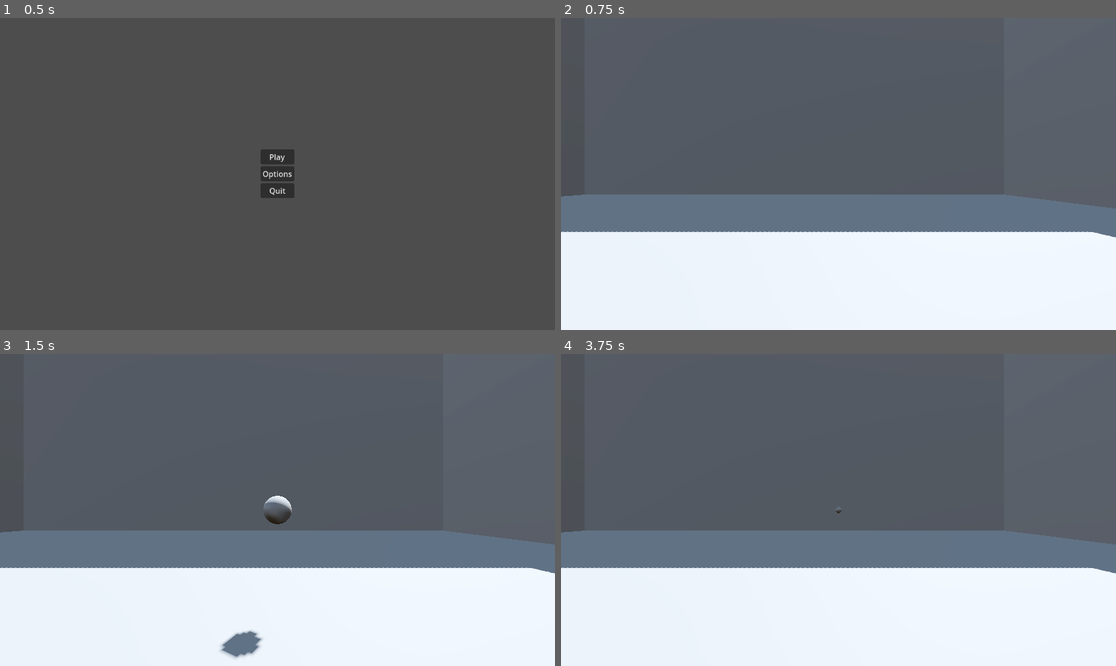
Above: before the commit, frames 1-4 (two rows, left to right).
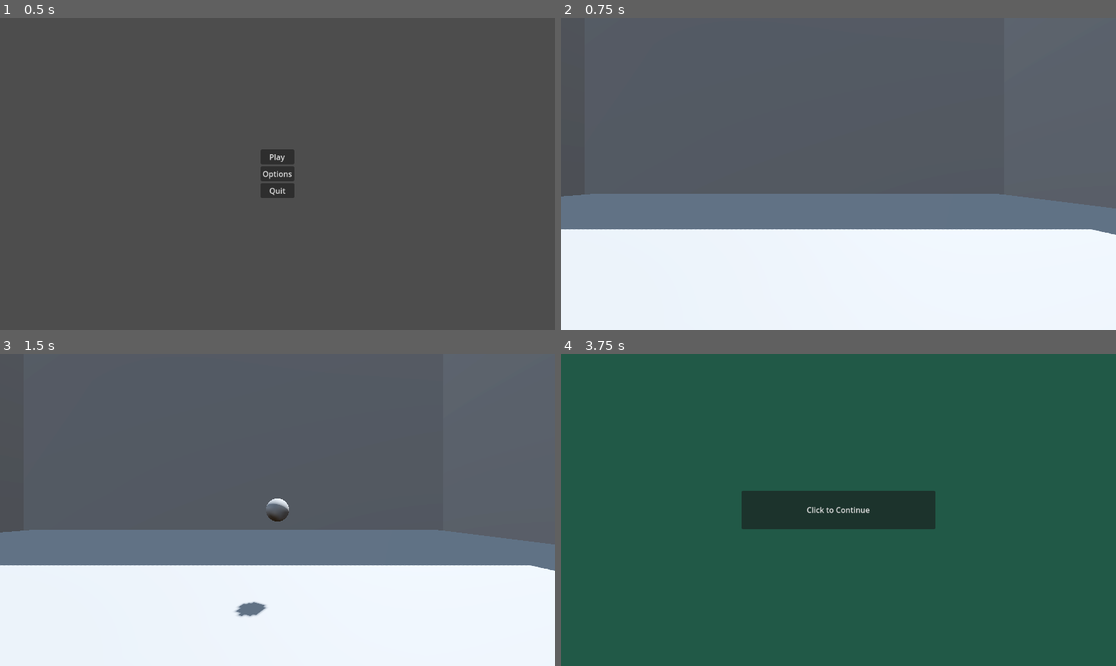
Above: after the commit, the same moments.

Repository: LeCodingOwl/split-3
Game: Godot game, scene res://menu.tscn
Two runs of this game, one before a commit and one after it. Both use one fixed random seed, a clock stepped at 60 frames per second and the inputs below.
Inputs (mouse positions are in pixels of both pictures, inside the frame that each line leads up to):
- Up to frame 1 (0.5 s): no input
- Up to frame 2 (0.75 s): click "Play" at 0.5 s
- Up to frame 3 (1.5 s): tap Enter (ui_accept) at 1.25 s; move the mouse to (399, 494) at 1.27 s; hold Right (ui_right) from 1.28 s (still down); click (399, 494) at 1.35 s
- Up to frame 4 (3.75 s): tap Enter (ui_accept) at 1.52, 2, 2.27, 2.75, 3.5 s; move the mouse to (810, 510) at 2.02 s; release Right (ui_right) at 2.03 s; hold Up (ui_up) from 2.03 s (still down); click (810, 510) at 2.1 s; move the mouse to (849, 503) at 2.77 s; click (849, 503) at 2.85 s; move the mouse to (832, 516) at 3.52 s; click (832, 516) at 3.6 s

Frame 1 is identical in both runs. In frame 2, 1.1% of the frame differs, in the area x 0-100%, y 56-71%; in frame 3, 1.9%; in frame 4, 100%, in the area x 0-100%, y 0-100%.

Commit message:
turns and bouncing fully implemented

Diff:
--- a/Player.gd
+++ b/Player.gd
@@ -14,10 +14,12 @@
 @onready var bullet_spawn_point = $Neck/Camera3D/BulletSpawn
 var myTurn
 var turnManager
+var shot
 
 #var direction = Vector3.ZERO
 
 func _ready():
+	shot = true;
 	position.x = randi() % 18
 	position.z = randi() % 18
 	myTurn = false
@@ -26,19 +28,19 @@
 
 func _unhandled_input(event: InputEvent) -> void:
 	#Check for mouse input to lock camera to mouse
+
+	if event is InputEventMouseButton:
+		Input.set_mouse_mode(Input.MOUSE_MODE_CAPTURED)
+	#Press the esc key to stop using camera
+	elif event.is_action_pressed("ui_cancel"):
+		Input.set_mouse_mode(Input.MOUSE_MODE_VISIBLE)
+	#Gets the mouses rotation to set the axis for the camera
+	if Input.get_mouse_mode() == Input.MOUSE_MODE_CAPTURED:
+		if event is InputEventMouseMotion:
+			neck.rotate_y(-event.relative.x * 0.01)
+			camera.rotate_x(-event.relative.y * 0.01)
+			camera.rotation.x = clamp(camera.rotation.x, deg_to_rad(-30), deg_to_rad(60))
 	if (myTurn):
-		if event is InputEventMouseButton:
-			Input.set_mouse_mode(Input.MOUSE_MODE_CAPTURED)
-		#Press the esc key to stop using camera
-		elif event.is_action_pressed("ui_cancel"):
-			Input.set_mouse_mode(Input.MOUSE_MODE_VISIBLE)
-		#Gets the mouses rotation to set the axis for the camera
-		if Input.get_mouse_mode() == Input.MOUSE_MODE_CAPTURED:
-			if event is InputEventMouseMotion:
-				neck.rotate_y(-event.relative.x * 0.01)
-				camera.rotate_x(-event.relative.y * 0.01)
-				camera.rotation.x = clamp(camera.rotation.x, deg_to_rad(-30), deg_to_rad(60))
-
 		#Gets input map "shoot" and calls the the function to spawn a bullet
 		if Input.is_action_just_pressed("Shoot"):
 			#print("Fire")
--- a/main.tscn
+++ b/main.tscn
@@ -65,6 +65,15 @@
 [node name="CollisionShape3D" type="CollisionShape3D" parent="Room/Wall2/StaticBody3D"]
 shape = SubResource("ConcavePolygonShape3D_5ohwt")
 
+[node name="newFloor" type="MeshInstance3D" parent="Room"]
+transform = Transform3D(-1.31134e-07, -37.5, 2.09272e-14, 3, -1.63918e-06, -2.09272e-14, 1.04636e-15, 1.30795e-14, 60, 2.08165e-12, -1.42353, 2.08165e-12)
+mesh = SubResource("BoxMesh_ae66r")
+
+[node name="StaticBody3D" type="StaticBody3D" parent="Room/newFloor"]
+
+[node name="CollisionShape3D" type="CollisionShape3D" parent="Room/newFloor/StaticBody3D"]
+shape = SubResource("ConcavePolygonShape3D_5ohwt")
+
 [node name="Wall3" type="MeshInstance3D" parent="Room"]
 transform = Transform3D(-8.74228e-08, 0, 40, 0, 25, 0, -2, 0, -1.74846e-06, -0.129, 12.163, -18.997)
 mesh = SubResource("BoxMesh_ae66r")
--- a/models/bullet.gd
+++ b/models/bullet.gd
@@ -2,22 +2,27 @@
 
 var velocity = Vector3()
 var bounce_factor = 1.0
-
-# Called when the node enters the scene tree for the first time.
 var turnManager
+var maxBounces = 3
+var currentBounces
 
 func _ready():
+	currentBounces = 0
 	turnManager = $".."
 
-func _integrate_forces(state: PhysicsDirectBodyState3D):
-	# Apply the velocity to the bullet
-	state.linear_velocity = velocity
-
-	for collision in state.get_contact_count():
-		var collision_normal = state.get_contact_normal(collision)
+func _physics_process(delta):
+	# Move the bullet and check for collisions
+	var collision_info = move_and_collide(velocity * delta)
+	if collision_info:
+		# Ensure collision_info is not null and get the collision normal
+		var collision_normal = collision_info.get_normal()
+		# Calculate the bounced velocity
 		velocity = velocity.bounce(collision_normal) * bounce_factor
 
-# Called every frame. 'delta' is the elapsed time since the previous frame.
+		currentBounces+= 1
+		if (currentBounces >= maxBounces):
+			removeBullet()
+
 func _process(delta):
 	pass
 
--- a/models/bullet.tscn
+++ b/models/bullet.tscn
@@ -21,7 +21,7 @@
 mesh = SubResource("SphereMesh_sws8x")
 
 [node name="Timer" type="Timer" parent="."]
-wait_time = 4.522
+wait_time = 14.51
 autostart = true
 
 [connection signal="timeout" from="Timer" to="." method="_on_timer_timeout"]
